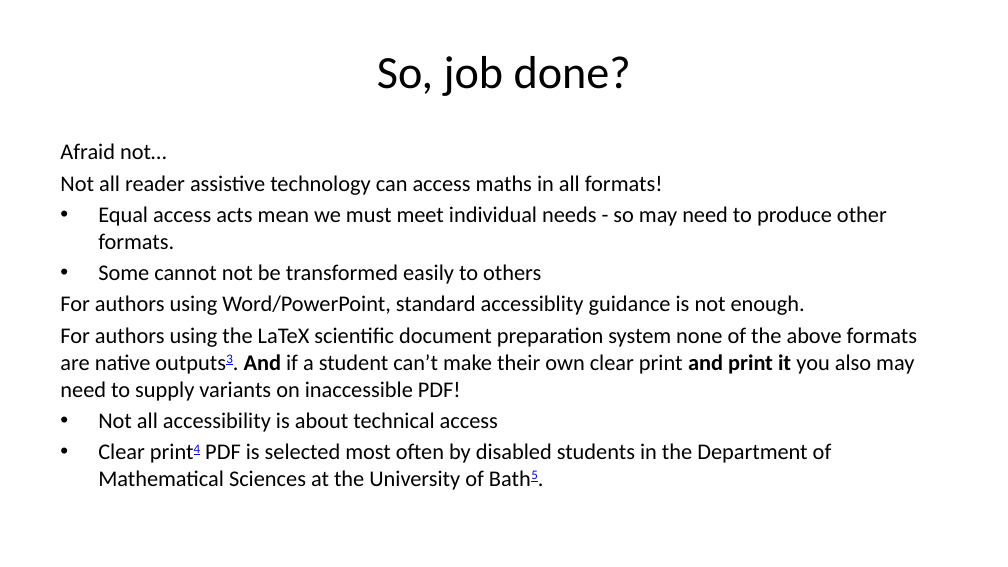
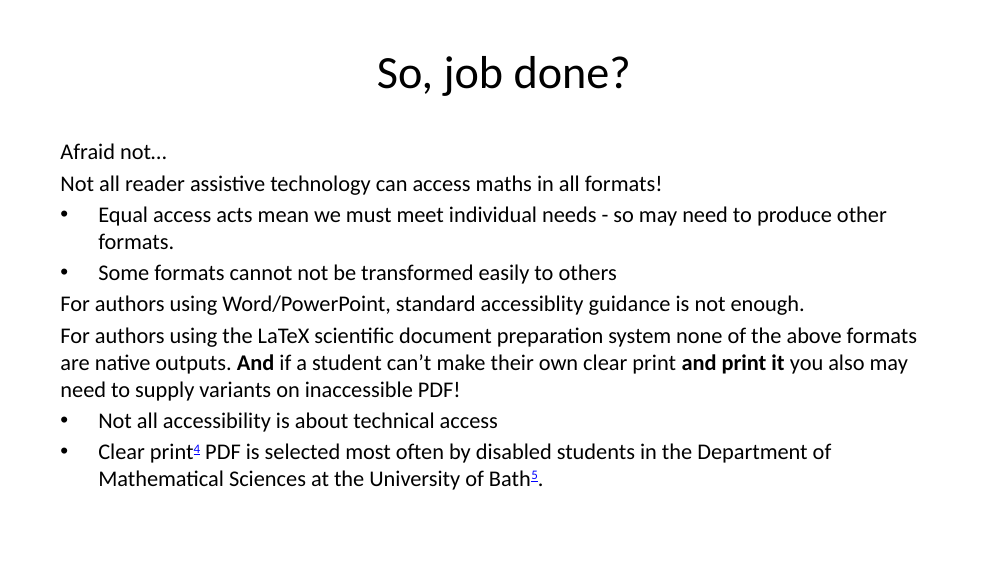
Before and after one commit to STEM-Enable/Quick-introduction-to-accessible-maths-2026, a slide deck: slide 12 of QuickIntroAccessibleMaths.pptx. Drawn at 1008x567 pixels with LibreOffice and Linux fonts; fonts in the diff are those of the drawing. Boxes give left, top, right and bottom in pixels: in the first picture for what was removed or moved away, otherwise in the second. Text is boxed around its words. In the diff, an @@ line names an element or a change of style, - is before the commit and + after.

```diff
--- a/QuickIntroAccessibleMaths.pptx
+++ b/QuickIntroAccessibleMaths.pptx
@@ text at (98,264,617,284): text changed @@
-• Some cannot not be transformed easily to others
+• Some formats cannot not be transformed easily to others
@@ text at (60,327,917,401): text changed @@
-For authors using the LaTeX scientific document preparation system none of the above formats are native outputs3. And if a student can’t make their own clear print and print it you also may need to supply variants on inaccessible PDF!
+For authors using the LaTeX scientific document preparation system none of the above formats are native outputs. And if a student can’t make their own clear print and print it you also may need to supply variants on inaccessible PDF!
```
Also in this commit, not shown: 5 other slides changed, 7 other files.
